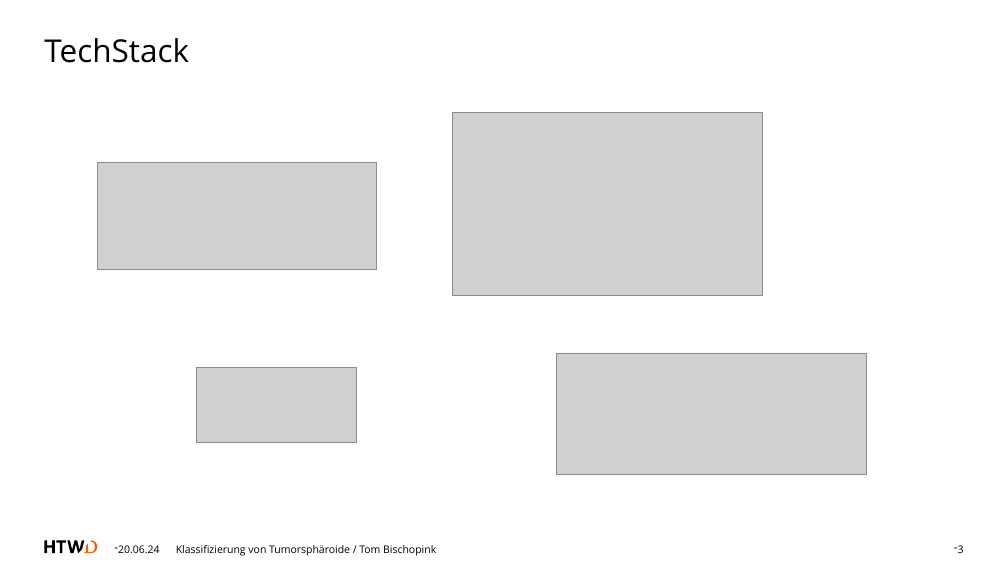
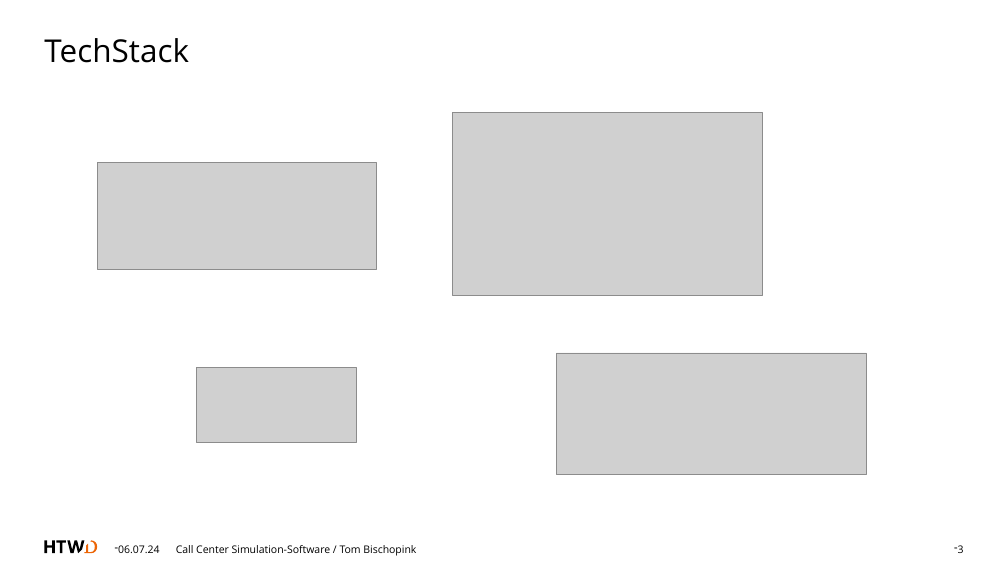
Before and after one commit to tombk556/Call-Center-Simulation, a slide deck: slide 3 of präsentation_callcenter.pptx. Drawn at 1008x567 pixels with LibreOffice and Linux fonts; fonts in the diff are those of the drawing; grey boxes stand for pictures. Boxes give left, top, right and bottom in pixels: in the first picture for what was removed or moved away, otherwise in the second. Text is boxed around its words. In the diff, an @@ line names an element or a change of style, - is before the commit and + after.

```diff
--- a/präsentation_callcenter.pptx
+++ b/präsentation_callcenter.pptx
@@ text at (118,545,159,553): text changed @@
-20.06.24
+06.07.24
@@ text at (176,545,416,556): text changed @@
-Klassifizierung von Tumorsphäroide / Tom Bischopink
+Call Center Simulation-Software / Tom Bischopink
```
Also in this commit, not shown: 5 other slides changed, 4 slides added, 1 other file.
